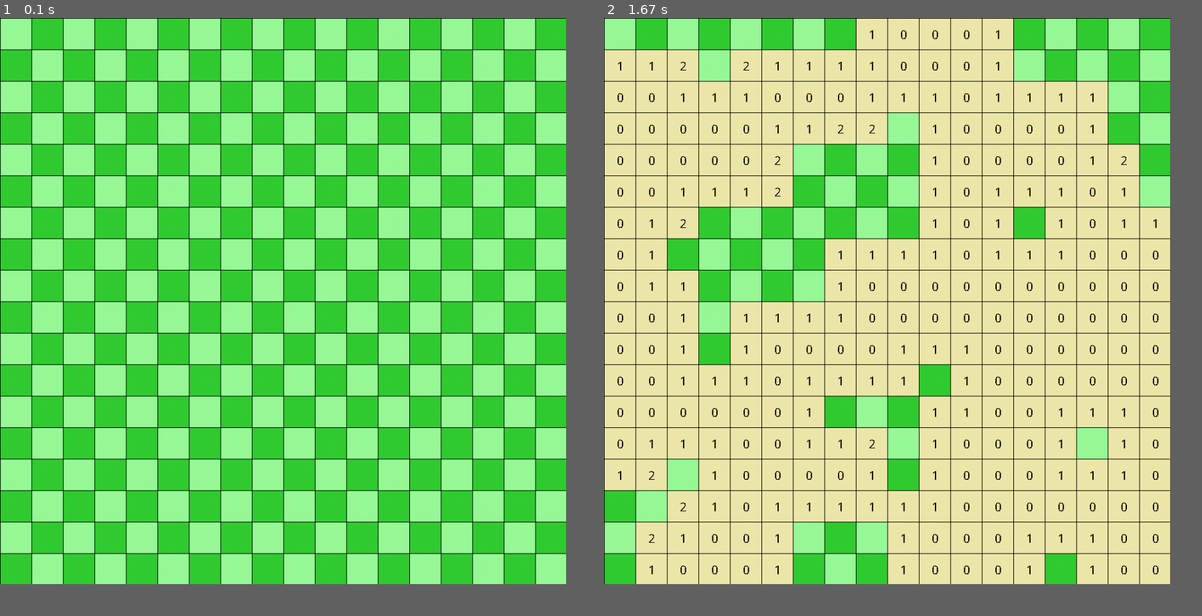
Above: before the commit, frames 1-2 (left to right).
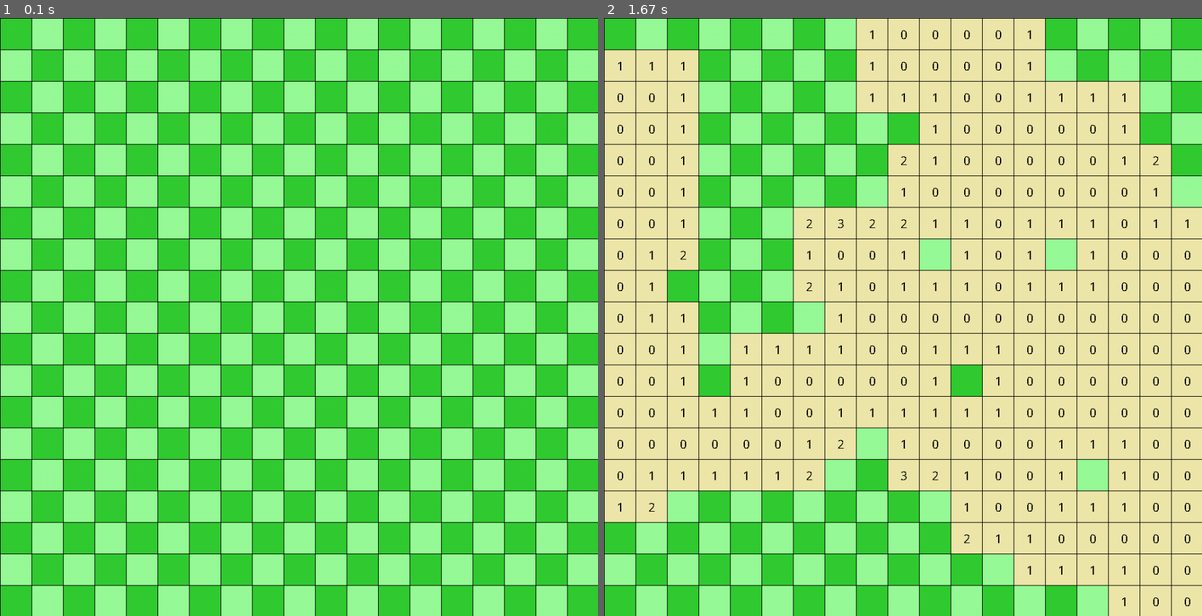
Above: after the commit, the same moments.

Repository: NotNanook/Minesweeper_gui
Game: pygame game, started from grid_pygame.py
Same seed, same stepped clock (60 frames per second), same inputs: the game is played once before the commit and once after it.
Inputs (mouse positions are in pixels of both pictures, inside the frame that each line leads up to):
- Up to frame 1 (0.1 s): no input
- Up to frame 2 (1.67 s): click (903, 317) at 0.38 s
In our replay, the window is 852x852 before the commit and 900x900 after it. These sizes can differ from the game's own. Grey fills any space a smaller window leaves; there, only what the larger window draws over its background counts as a difference.

The runs differ from the first frame. In frame 1, 94% of the frame differs, in the area x 0-100%, y 0-100%; in frame 2, 48%.

Commit message:
Fixed Bugs

Diff:
--- a/grid_pygame.py
+++ b/grid_pygame.py
@@ -9,7 +9,7 @@
 leben = 1
 
 # Change size of the field
-fgröse = 18
+fgröse = 19
 
 nkl = []
 cl = []
@@ -40,45 +40,48 @@
             field[b_höhe][b_breite] = "+"
 
 for a in range(len(field)):
-        for b in range(len(field[a])):
-            zr = range(a-1, a+2)
-            sr = range(b-1, b+2)
-            if field[a][b] != "+":
+    for b in range(len(field[a])):
+        zr = range(a-1, a+2)
+        sr = range(b-1, b+2)
+        if field[a][b] != "+":
 
-                for i in zr:
-                        for j in sr:
-                            try:
-                                if j >= 0 and i >= 0:
-                                    cl.append(field[i][j])
-                                else:
-                                    pass
-
-                            except IndexError:
+            for i in zr:
+                    for j in sr:
+                        try:
+                            if j >= 0 and i >= 0:
+                                cl.append(field[i][j])
+                            else:
                                 pass
 
-                ndb = cl.count("+")
-                field[a][b] = str(ndb)
-                cl = []
+                        except IndexError:
+                            pass
 
-            else:
-                pass
+            ndb = cl.count("+")
+            field[a][b] = str(ndb)
+            cl = []
+
+        else:
+            pass
 
 def c3x3(field, mx, my):
     zr = range(mx-1, mx+2)
     sr = range(my-1, my+2)
     for i in zr:
         for j in sr:
-            if i > fgröse or j > fgröse or i < 0 or j < 0:
-                pass
-            else:
-                if field[i][j] != "+":
-                    pygame.draw.rect(screen, grau, (i*gröse+(i*1)+1, j*gröse+(j*1)+1, gröse, gröse))
-                    myfont = pygame.font.SysFont('Comic Sans MS', int(gröse/2.5))
-                    textsurface = myfont.render(field[i][j], False, (0, 0, 0))
-                    screen.blit(textsurface,(i*gröse+(i*1)+gröse/2.3, j*gröse+(j*1)+gröse/3.7))
-                    if field[i][j] == "0":
-                        if [i, j] not in nkl and field[i][j] != "+":
-                            nkl.append([i, j])
+            try:
+                if i > fgröse or j > fgröse or i < 0 or j < 0:
+                    pass
+                else:
+                    if field[i][j] != "+":
+                        pygame.draw.rect(screen, grau, (i*gröse+(i*1)+1, j*gröse+(j*1)+1, gröse, gröse))
+                        myfont = pygame.font.SysFont('Comic Sans MS', int(gröse/2.5))
+                        textsurface = myfont.render(field[i][j], False, (0, 0, 0))
+                        screen.blit(textsurface,(i*gröse+(i*1)+gröse/2.3, j*gröse+(j*1)+gröse/3.7))
+                        if field[i][j] == "0":
+                            if [i, j] not in nkl and field[i][j] != "+":
+                                nkl.append([i, j])
+            except:
+                continue
 
 
 #for c in field:
@@ -93,14 +96,13 @@
 pygame.display.set_caption("Minesweeper")
 
 while not game_over:
-
+    pygame.init()
     for event in pygame.event.get():
         if event.type == pygame.QUIT:
-            sys.exit()
+            pygame.quit()
         if event.type == pygame.MOUSEBUTTONDOWN and event.button == LEFT:
             pos = pygame.mouse.get_pos()
             print(pos)
-            pos = pygame.mouse.get_pos()
             mx, my = pos
             mx = int((mx-(int(mx/gröse)*1))/gröse)
             my = int((my-(int(my/gröse)*1))/gröse)
@@ -133,7 +135,7 @@
                 else:
                     pass
             except IndexError:
-                print("IndexError")
+                continue
         elif event.type == pygame.MOUSEBUTTONDOWN and event.button == RIGHT:
             pos = pygame.mouse.get_pos()
             mx, my = pos
@@ -151,17 +153,17 @@
     while z != fgröse - 1 and s != fgröse - 1:
         colo = rd.randint(0,1)
         for z in range(len(field)):
+            if fgröse % 2 == 0:
+                colo = (colo + 1) % 2
             for s in range(len(field[z])):
+                colo = (colo + 1) % 2
                 if s == fgröse - 1:
                     if colors[colo] == (50,205,50):
                         pygame.draw.rect(screen, colors[colo], (x, y, gröse, gröse))
-                        colo = (colo + 1) % 2
 
                     elif colors[colo] == (152,251,152):
                         pygame.draw.rect(screen, colors[colo], (x, y, gröse, gröse))
-                        colo = (colo + 1) % 2
 
-                    colo = (colo + 1) % 2
                     y+= gröse+1
                     x = 1
 
@@ -169,13 +171,15 @@
                     if colors[colo] == (50,205,50):
                         pygame.draw.rect(screen, colors[colo], (x, y, gröse, gröse))
                         x += gröse+1
-                        colo = (colo + 1) % 2
 
                     elif colors[colo] == (152,251,152):
                         pygame.draw.rect(screen, colors[colo], (x, y, gröse, gröse))
                         x += gröse+1
-                        colo = (colo + 1) % 2
 
                 #print(z, s)
+    try:
+        pygame.display.update()
+    except:
+        pass
 
-    pygame.display.update()
+pygame.quit()
